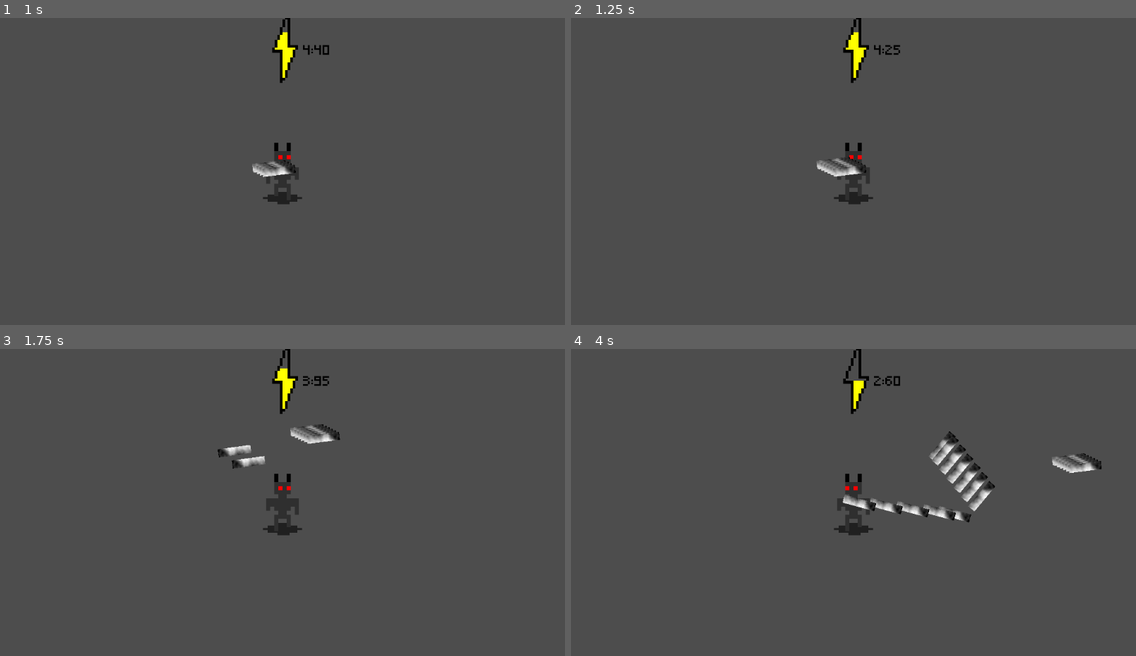
Above: before the commit, frames 1-4 (two rows, left to right).
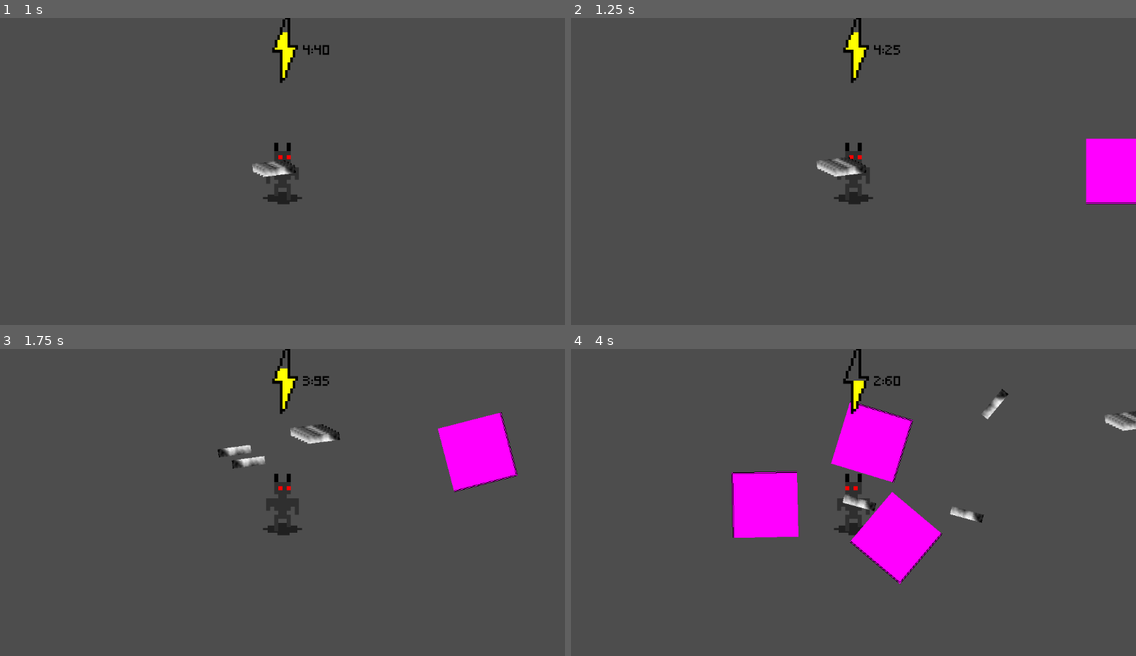
Above: after the commit, the same moments.

Repository: AJISGit/GMTK-2026-Game
Game: Godot game, scene res://scenes/main_scene.tscn
The game is run twice, just before and just after one commit, with the same random seed, the same clock (stepped at 60 frames per second) and the same inputs.
Inputs (mouse positions are in pixels of both pictures, inside the frame that each line leads up to):
- Up to frame 1 (1 s): tap Enter at 0.5 s; move the mouse to (406, 156) at 0.52 s; press the mouse at (406, 156) at 0.53 s; hold D (move_right) from 0.53 s (still down)
- Up to frame 2 (1.25 s): keep holding D (move_right)
- Up to frame 3 (1.75 s): move the mouse to (169, 517) at 1.27 s; release D (move_right) at 1.28 s; release the mouse at (169, 517) at 1.28 s; hold S (move_down) from 1.28 s (still down); click (169, 517) at 1.35 s
- Up to frame 4 (4 s): move the mouse to (910, 434) at 2.02 s; release S (move_down) at 2.03 s; press the mouse at (910, 434) at 2.03 s; hold D (move_right) 2.03-2.78 s; move the mouse to (825, 563) at 2.77 s; release the mouse at (825, 563) at 2.78 s; hold W (move_up) 2.78-3.53 s; click (825, 563) at 2.85 s; move the mouse to (1023, 548) at 3.52 s; press the mouse at (1023, 548) at 3.53 s; hold A (move_left) from 3.53 s (still down)

Frame 1 is identical in both runs. In frame 2, 1.9% of the frame differs, in the area x 91-100%, y 39-61%; in frame 3, 2.5%; in frame 4, 9.4%, in the area x 28-100%, y 13-77%.

Commit message:
Fix mistake in the last commit

Diff:
--- a/scripts/enemy_spawner.gd
+++ b/scripts/enemy_spawner.gd
@@ -43,4 +43,14 @@
 			enemy.position += enemy.position.rotated(enemy.rotation_degrees) * (max_distance - enemy_distance)
 
 
+	enemies_left = nodesDesired
+
+
+
+func _ready() -> void:
+	spawn_enemies.call_deferred(enemy_count, enemy_distance)
+
+func _process(_delta: float) -> void:
+
+	if (enemies_left <= 0):
 		spawn_enemies(enemy_count, enemy_distance)
